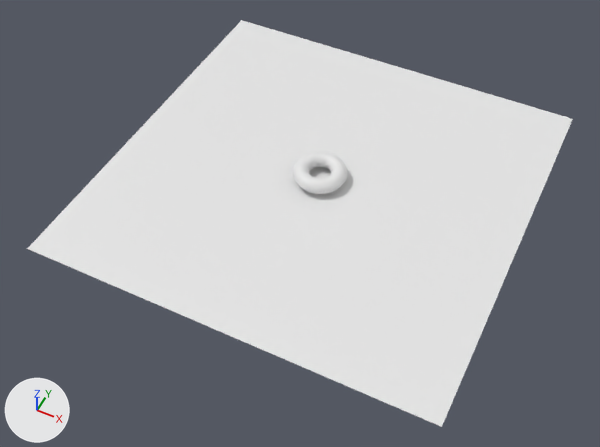
Renders of the Blender file demo/donut-cup-01.blend from each side of a commit.
Both versions are drawn from a 50 mm camera at (12.9, -28.2, 31.2) aimed at (-0.1, -2.2, -1.3). The lights are fixed; the arrows at lower left show +X, +Y and +Z.
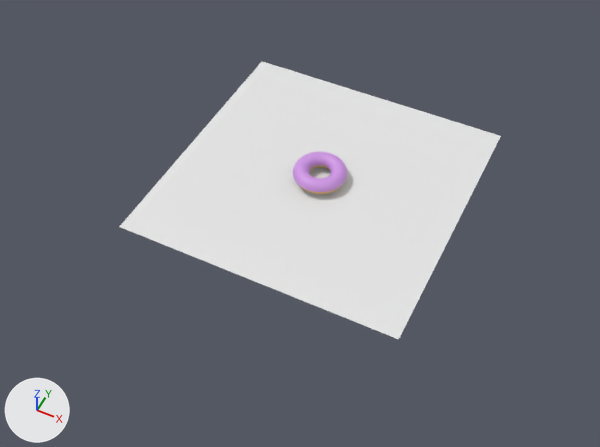
What differs and where, as boxes [x1, y1, x2, y2] in the pictures (600 x 447 px):
'Plane', rescaled (30% narrower, 32% shorter): before [27, 20, 573, 427]; after [119, 61, 501, 339]
'Torus.001', recoloured (white to purple): [293, 152, 347, 192] in both

The edits, one by one:
Material 'Material.002' (mat_material_002) is new.
Its base color is (0.64, 0.313, 0.8) (purple #d198e7).
me_torus_005 has 336 vertices, 288 faces and spans x -1.4..1.4, y -1.4..1.4, z 0.0..0.4.
me_torus_005 now uses material mat_material_002 (purple #d198e7).
Object 'Plane' (ob_plane) is rescaled from (10.7, 10.7, 10.7) to (7.52, 7.52, 7.52).
